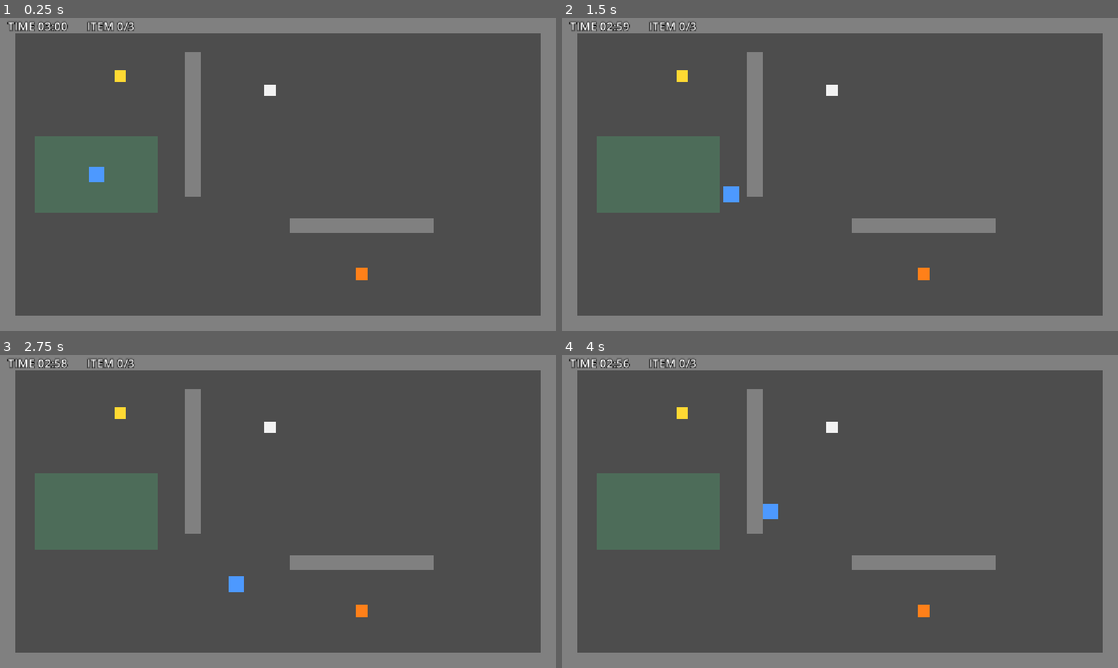
Above: before the commit, frames 1-4 (two rows, left to right).
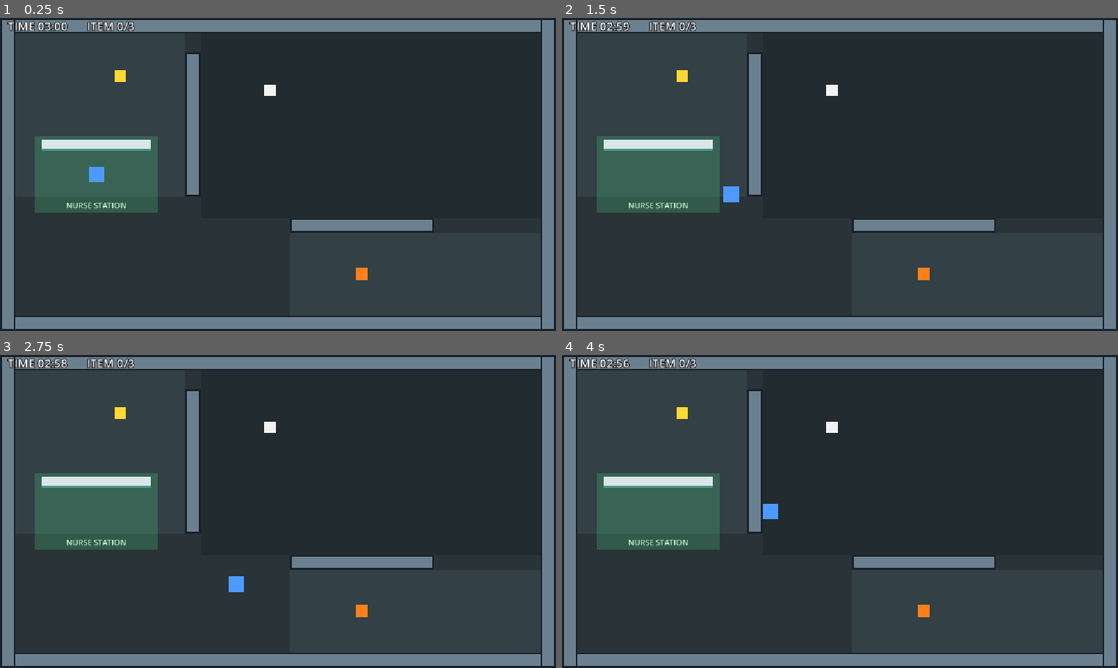
Above: after the commit, the same moments.

Repository: Mugen0619/night-shift-escape
Game: Godot game, scene res://scenes/main.tscn
Two runs of this game, one before a commit and one after it. Both use one fixed random seed, a clock stepped at 60 frames per second and the inputs below.
Inputs:
- Up to frame 1 (0.25 s): no input
- Up to frame 2 (1.5 s): tap Enter at 0.5 s; hold D (move_right) 0.53-1.28 s; hold S (move_down) from 1.28 s (still down)
- Up to frame 3 (2.75 s): release S (move_down) at 2.03 s; hold D (move_right) from 2.03 s (still down)
- Up to frame 4 (4 s): release D (move_right) at 2.78 s; hold W (move_up) 2.78-3.53 s; hold A (move_left) from 3.53 s (still down)

The runs differ from the first frame. In frame 1, 83% of the frame differs, in the area x 0-100%, y 0-100%; in frame 2, 83%; in frame 3, 83%; in frame 4, 83%.

Commit message:
Day 6: 病院マップの見た目を整える(床・壁の縁取り・ナースステーションのカウンターと表示)
Co-Authored-By: Claude Sonnet 5.5 <noreply@anthropic.com>

Diff:
--- a/scenes/main.tscn
+++ b/scenes/main.tscn
@@ -24,6 +24,34 @@
 
 [node name="Main" type="Node2D"]
 
+[node name="Floor" type="Node2D" parent="."]
+
+[node name="Base" type="ColorRect" parent="Floor"]
+offset_right = 1152.0
+offset_bottom = 648.0
+color = Color(0.16, 0.2, 0.22, 1)
+
+[node name="RoomLeftTop" type="ColorRect" parent="Floor"]
+offset_left = 32.0
+offset_top = 32.0
+offset_right = 384.0
+offset_bottom = 370.0
+color = Color(0.2, 0.25, 0.27, 1)
+
+[node name="RoomRightBottom" type="ColorRect" parent="Floor"]
+offset_left = 600.0
+offset_top = 446.0
+offset_right = 1120.0
+offset_bottom = 616.0
+color = Color(0.2, 0.25, 0.27, 1)
+
+[node name="Corridor" type="ColorRect" parent="Floor"]
+offset_left = 416.0
+offset_top = 32.0
+offset_right = 1120.0
+offset_bottom = 414.0
+color = Color(0.13, 0.17, 0.19, 1)
+
 [node name="Walls" type="Node2D" parent="."]
 
 [node name="WallTop" type="StaticBody2D" parent="Walls"]
@@ -37,7 +65,14 @@
 offset_top = -16.0
 offset_right = 576.0
 offset_bottom = 16.0
-color = Color(0.5, 0.5, 0.5, 1)
+color = Color(0.1, 0.13, 0.17, 1)
+
+[node name="Trim" type="ColorRect" parent="Walls/WallTop"]
+offset_left = -572.0
+offset_top = -12.0
+offset_right = 572.0
+offset_bottom = 12.0
+color = Color(0.42, 0.5, 0.56, 1)
 
 [node name="WallBottom" type="StaticBody2D" parent="Walls"]
 position = Vector2(576, 632)
@@ -50,7 +85,14 @@
 offset_top = -16.0
 offset_right = 576.0
 offset_bottom = 16.0
-color = Color(0.5, 0.5, 0.5, 1)
+color = Color(0.1, 0.13, 0.17, 1)
+
+[node name="Trim" type="ColorRect" parent="Walls/WallBottom"]
+offset_left = -572.0
+offset_top = -12.0
+offset_right = 572.0
+offset_bottom = 12.0
+color = Color(0.42, 0.5, 0.56, 1)
 
 [node name="WallLeft" type="StaticBody2D" parent="Walls"]
 position = Vector2(16, 324)
@@ -63,7 +105,14 @@
 offset_top = -324.0
 offset_right = 16.0
 offset_bottom = 324.0
-color = Color(0.5, 0.5, 0.5, 1)
+color = Color(0.1, 0.13, 0.17, 1)
+
+[node name="Trim" type="ColorRect" parent="Walls/WallLeft"]
+offset_left = -12.0
+offset_top = -320.0
+offset_right = 12.0
+offset_bottom = 320.0
+color = Color(0.42, 0.5, 0.56, 1)
 
 [node name="WallRight" type="StaticBody2D" parent="Walls"]
 position = Vector2(1136, 324)
@@ -76,7 +125,14 @@
 offset_top = -324.0
 offset_right = 16.0
 offset_bottom = 324.0
-color = Color(0.5, 0.5, 0.5, 1)
+color = Color(0.1, 0.13, 0.17, 1)
+
+[node name="Trim" type="ColorRect" parent="Walls/WallRight"]
+offset_left = -12.0
+offset_top = -320.0
+offset_right = 12.0
+offset_bottom = 320.0
+color = Color(0.42, 0.5, 0.56, 1)
 
 [node name="WallInnerVertical" type="StaticBody2D" parent="Walls"]
 position = Vector2(400, 220)
@@ -89,7 +145,14 @@
 offset_top = -150.0
 offset_right = 16.0
 offset_bottom = 150.0
-color = Color(0.5, 0.5, 0.5, 1)
+color = Color(0.1, 0.13, 0.17, 1)
+
+[node name="Trim" type="ColorRect" parent="Walls/WallInnerVertical"]
+offset_left = -12.0
+offset_top = -146.0
+offset_right = 12.0
+offset_bottom = 146.0
+color = Color(0.42, 0.5, 0.56, 1)
 
 [node name="WallInnerHorizontal" type="StaticBody2D" parent="Walls"]
 position = Vector2(750, 430)
@@ -102,7 +165,14 @@
 offset_top = -16.0
 offset_right = 150.0
 offset_bottom = 16.0
-color = Color(0.5, 0.5, 0.5, 1)
+color = Color(0.1, 0.13, 0.17, 1)
+
+[node name="Trim" type="ColorRect" parent="Walls/WallInnerHorizontal"]
+offset_left = -146.0
+offset_top = -12.0
+offset_right = 146.0
+offset_bottom = 12.0
+color = Color(0.42, 0.5, 0.56, 1)
 
 [node name="NurseStation" type="Area2D" parent="." node_paths=PackedStringArray("time")]
 position = Vector2(200, 324)
@@ -118,6 +188,30 @@
 offset_right = 128.0
 offset_bottom = 80.0
 color = Color(0.3, 0.8, 0.5, 0.25)
+
+[node name="Counter" type="ColorRect" parent="NurseStation"]
+offset_left = -112.0
+offset_top = -72.0
+offset_right = 112.0
+offset_bottom = -48.0
+color = Color(0.85, 0.9, 0.92, 1)
+
+[node name="CounterEdge" type="ColorRect" parent="NurseStation"]
+offset_left = -112.0
+offset_top = -52.0
+offset_right = 112.0
+offset_bottom = -48.0
+color = Color(0.3, 0.6, 0.5, 1)
+
+[node name="NameLabel" type="Label" parent="NurseStation"]
+offset_left = -128.0
+offset_top = 52.0
+offset_right = 128.0
+offset_bottom = 80.0
+theme_override_colors/font_color = Color(0.8, 1, 0.9, 1)
+theme_override_font_sizes/font_size = 16
+text = "NURSE STATION"
+horizontal_alignment = 1
 
 [node name="Items" type="Node2D" parent="."]
 
